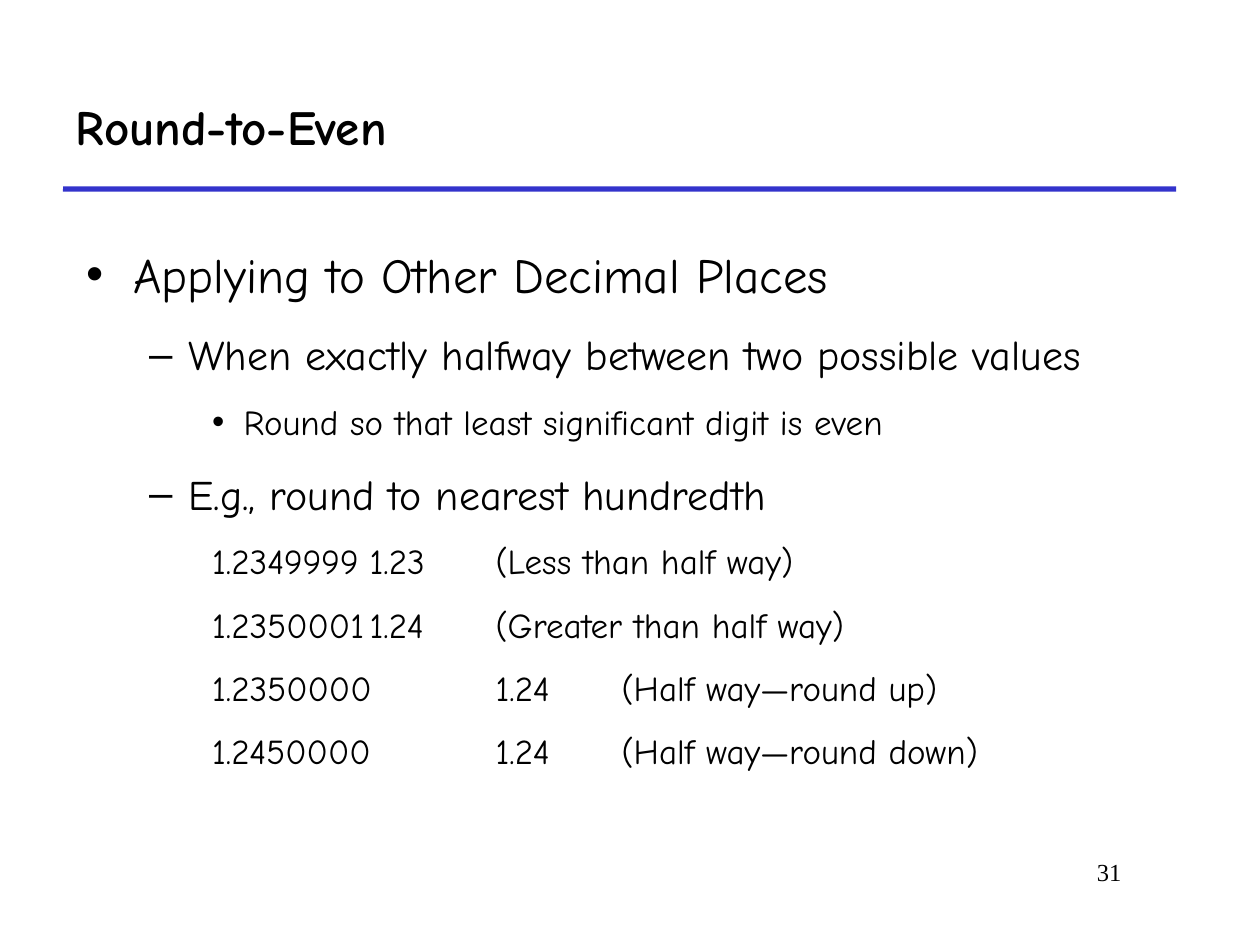
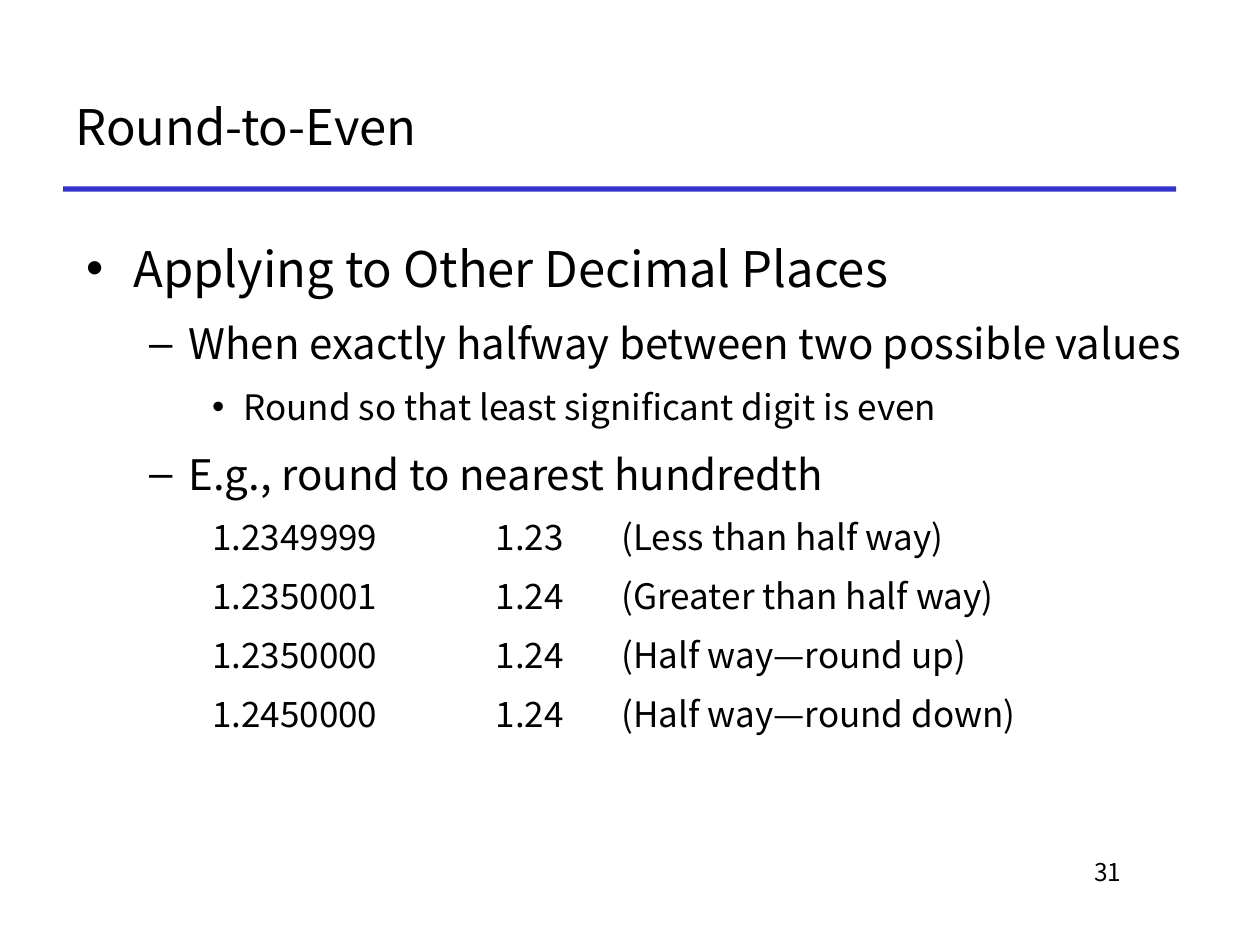
Before and after one commit to To-oTke/oh-my-ics, a slide deck: slide 31 of slides/1-14-float.ppt. Drawn at 1260x945 pixels with LibreOffice and Linux fonts; fonts in the diff are those of the drawing. Boxes give left, top, right and bottom in pixels: in the first picture for what was removed or moved away, otherwise in the second. Text is boxed around its words. In the diff, an @@ line names an element or a change of style, - is before the commit and + after.

```diff
--- a/slides/1-14-float.ppt
+++ b/slides/1-14-float.ppt
@@ title "Round-to-Even" at box(76, 106, 417, 146): font Comic Neue to Noto Sans CJK KR, bold off @@
@@ text "Applying to Other Decimal Places" at box(133, 248, 1181, 735): font Comic Neue to Noto Sans CJK KR; line spacing 1.3 to 1.2 @@
@@ page number at box(1094, 862, 1121, 882): font Times New Roman to Noto Sans CJK KR @@
```
Also in this commit, not shown: 45 other slides changed, 3 other files.
